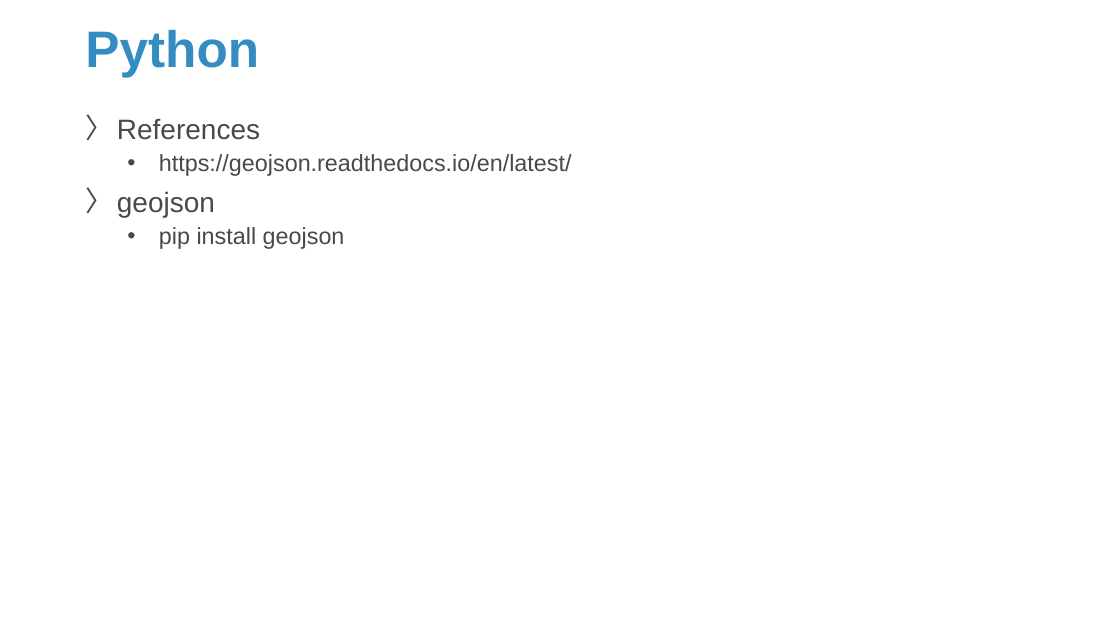
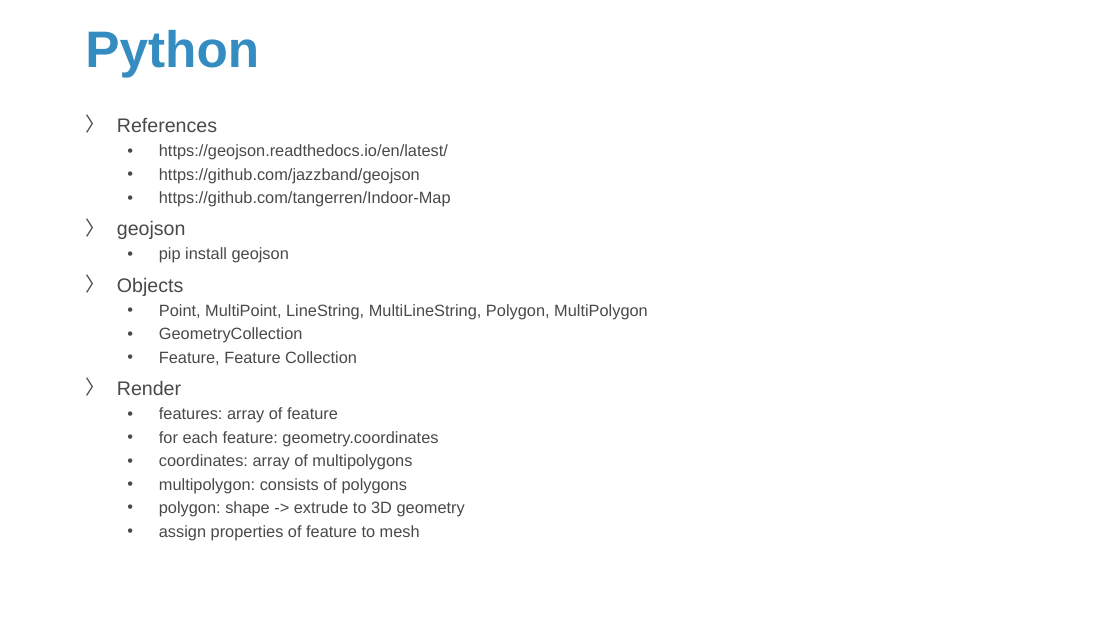
Before and after one commit to Sparks-Lu/TechNotes, a slide deck: slide 4 of 3D/GeoJson-Notes.pptx. Drawn at 1120x630 pixels with LibreOffice and Linux fonts; fonts in the diff are those of the drawing; background and template pictures are left out. Boxes give left, top, right and bottom in pixels: in the first picture for what was removed or moved away, otherwise in the second. Text is boxed around its words. In the diff, an @@ line names an element or a change of style, - is before the commit and + after.

```diff
--- a/3D/GeoJson-Notes.pptx
+++ b/3D/GeoJson-Notes.pptx
@@ text at box(117, 118, 448, 263): size 24 to 16.8 pt in "References", "geojson"; size 20 to 14 pt in "https://geojson.readthedocs.io/en/latest/", "pip install geojson" @@
@@ text at box(159, 168, 451, 207): paragraphs added @@
+  • https://github.com/jazzband/geojson
+  • https://github.com/tangerren/Indoor-Map
@@ text at box(117, 277, 648, 540): paragraphs added @@
+〉 Objects
+  • Point, MultiPoint, LineString, MultiLineString, Polygon, MultiPolygon
+  • GeometryCollection
+  • Feature, Feature Collection
+〉 Render
+  • features: array of feature
+  • for each feature: geometry.coordinates
+  • coordinates: array of multipolygons
+  • multipolygon: consists of polygons
+  • polygon: shape -> extrude to 3D geometry
+  • assign properties of feature to mesh
```
Also in this commit, not shown: 1 other slide changed, 3 slides added, 3 other files.
